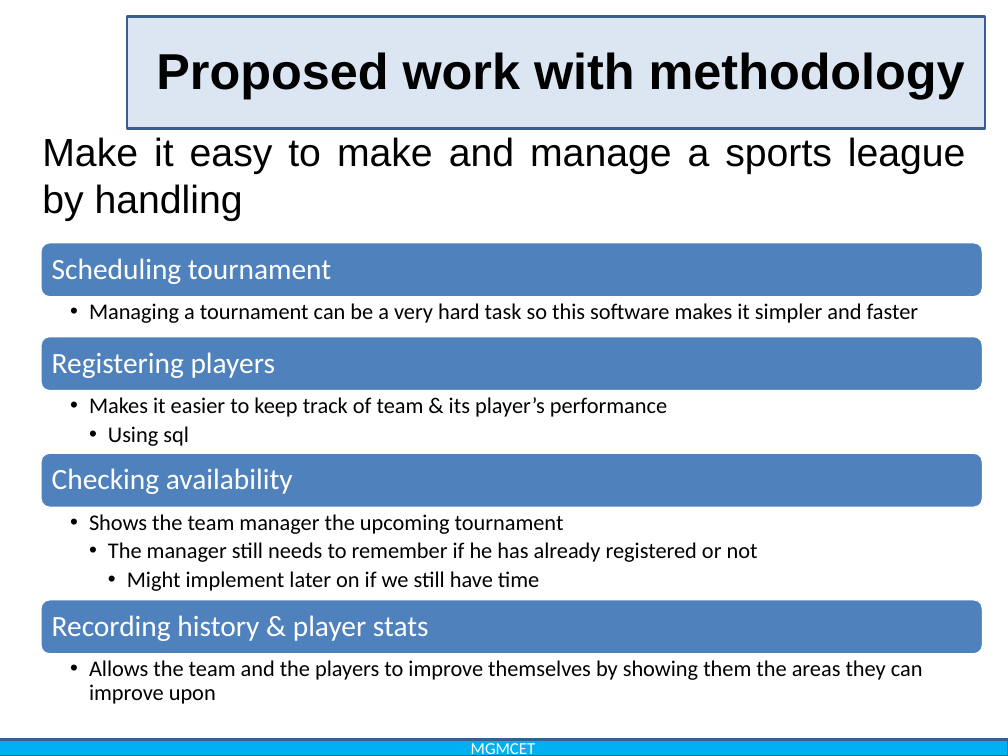
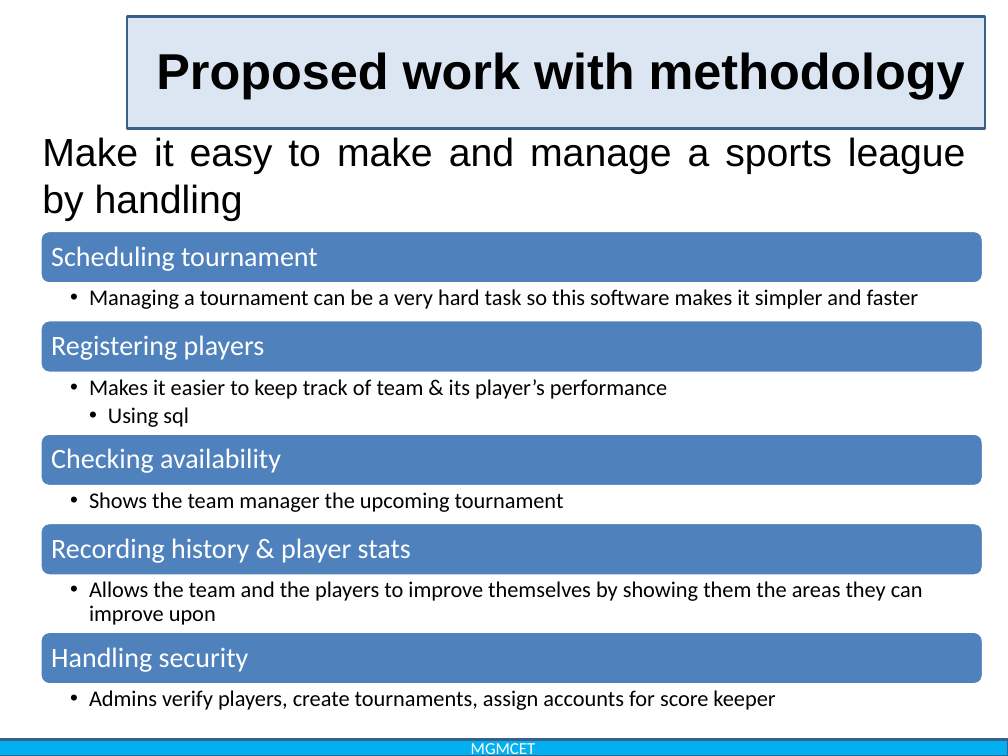
Before and after one commit to pawarherschel/college-project-docs, a slide deck: slide 15 of G3_36,39,28,09.pptx (slide 13 before the commit). Drawn at 1008x756 pixels with LibreOffice and Linux fonts; fonts in the diff are those of the drawing; background and template pictures are left out. Boxes give left, top, right and bottom in pixels: in the first picture for what was removed or moved away, otherwise in the second. Text is boxed around its words. In the diff, an @@ line names an element or a change of style, - is before the commit and + after.

```diff
--- a/G3_36,39,28,09.pptx
+++ b/G3_36,39,28,09.pptx
@@ rounded rectangle: place and size @@
-rounded rectangle at [40, 242, 984, 297]
+rounded rectangle at [40, 231, 984, 283]
@@ text "Scheduling tournament": place and size @@
-text "Scheduling tournament" at [52, 258, 331, 284]
+text "Scheduling tournament" at [51, 246, 318, 271]
@@ 2 texts, 1 rounded rectangle: place and size @@
-2 texts, 1 rounded rectangle at [40, 303, 984, 391]
+2 texts, 1 rounded rectangle at [40, 289, 984, 373]
@@ 2 texts, 1 rounded rectangle: place and size @@
-2 texts, 1 rounded rectangle at [40, 397, 984, 508]
+2 texts, 1 rounded rectangle at [40, 379, 984, 486]
@@ text "Shows the team manager the ...": place and size @@
-text "Shows the team manager the ..." at [89, 514, 758, 591]
+text "Shows the team manager the ..." at [89, 492, 564, 512]
@@ rounded rectangle added at [40, 523, 984, 576], fill #4F81BD, outline #FFFFFF 2 pt @@
@@ size 21 to 20 pt in 4 elements at [51, 246, 318, 271], [51, 335, 265, 360], [51, 448, 281, 473], [51, 538, 411, 563] @@
@@ text "Recording history & player stats": place and size @@
-text "Recording history & player stats" at [52, 615, 429, 641]
+text "Recording history & player stats" at [51, 538, 411, 563]
@@ text at [108, 542, 758, 591]: paragraphs removed @@
-    • The manager still needs to remember if he has already registered or not
-      • Might implement later on if we still have time
@@ text "Allows the team and the ...": place and size @@
-text "Allows the team and the ..." at [89, 660, 923, 704]
+text "Allows the team and the ..." at [89, 581, 923, 625]
@@ rounded rectangle: place and size @@
-rounded rectangle at [40, 599, 984, 654]
+rounded rectangle at [40, 632, 984, 684]
@@ text added at [51, 647, 249, 672], 20 pt, text #FFFFFF @@
+Handling security
@@ text added at [89, 690, 775, 710], 16 pt, text #000000 @@
+  • Admins verify players, create tournaments, assign accounts for score keeper
```
Also in this commit, not shown: 7 other slides changed, 2 slides added, 17 other files.
